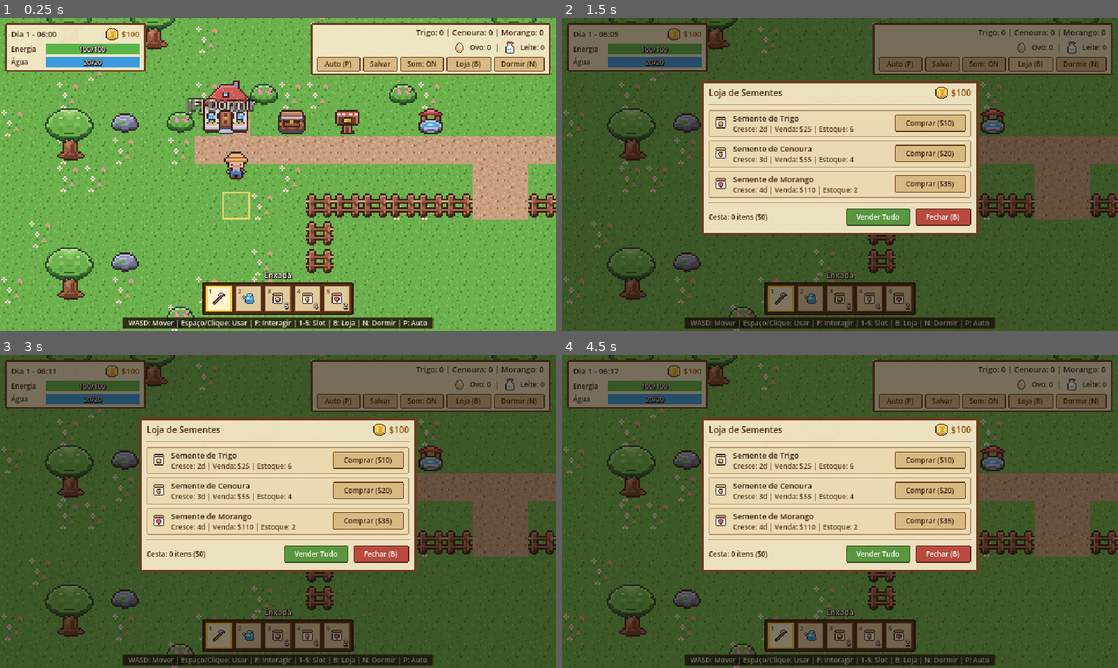
Above: before the commit, frames 1-4 (two rows, left to right).
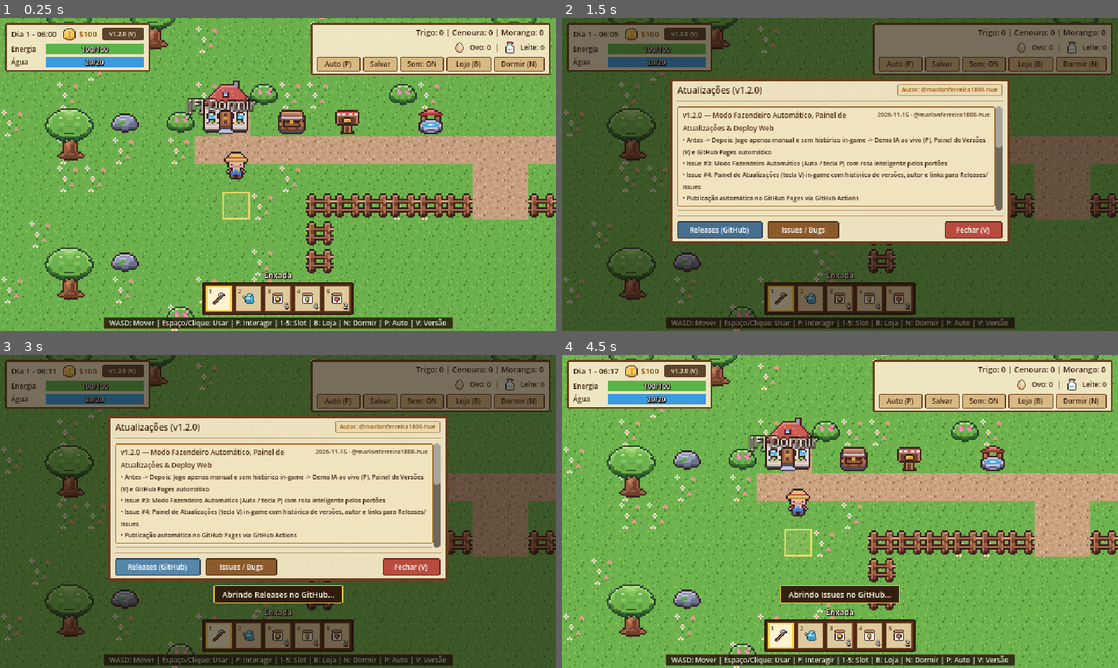
Above: after the commit, the same moments.

Repository: marlonferreira1800-hue/Fazenda-asclepio-
Game: Godot game, scene res://scenes/main.tscn
Same seed, same stepped clock (60 frames per second), same inputs: the game is played once before the commit and once after it.
Inputs (mouse positions are in pixels of both pictures, inside the frame that each line leads up to):
- Up to frame 1 (0.25 s): no input
- Up to frame 2 (1.5 s): click (684, 33) at 0.5 s, where only the run after the commit has a clickable "v1.2.0 (V)"; click "Loja (B)" at 1.25 s
- Up to frame 3 (3 s): click "Dormir (N)" at 2 s; click (155, 567) at 2.75 s, where only the run after the commit has a clickable "Releases (GitHub)"
- Up to frame 4 (4.5 s): click (801, 567) at 3.5 s, where only the run after the commit has a clickable "Issues / Bugs"; click (973, 567) at 4.25 s, where only the run after the commit has a clickable "Fechar (V)"

The runs differ from the first frame. In frame 1, 1.7% of the frame differs, in the area x 11-82%, y 1-100%; in frame 2, 20%; in frame 3, 21%; in frame 4, 97%, in the area x 0-100%, y 0-100%.

Commit message:
feat(release): sistema de versionamento v1.2.0, painel Antes/Depois (V), robo de 5 barreiras e CI GitHub (#1, #2, #3, #4)

Diff:
--- a/project.godot
+++ b/project.godot
@@ -11,6 +11,7 @@
 [application]
 
 config/name="Fazendinha 2D"
+config/version="1.2.0"
 run/main_scene="res://scenes/main.tscn"
 config/features=PackedStringArray("4.7", "GL Compatibility")
 
@@ -105,6 +106,11 @@
 "events": [Object(InputEventKey,"resource_local_to_scene":false,"resource_name":"","device":-1,"window_id":0,"alt_press …(190 unchanged characters)…
 ]
 }
+toggle_changelog={
+"deadzone": 0.2,
+"events": [Object(InputEventKey,"resource_local_to_scene":false,"resource_name":"","device":-1,"window_id":0,"alt_pressed":false,"shift_pressed":false,"ctrl_pressed":false,"meta_pressed":false,"pressed":false,"keycode":0,"physical_keycode":86,"key_label":0,"unicode":0,"location":0,"echo":false,"script":null)
+]
+}
 
 [rendering]
 
--- /dev/null
+++ b/scripts/data/version_data.gd
@@ -0,0 +1,66 @@
+class_name VersionData
+extends RefCounted
+## Metadados de versão, autoria, links do repositório e histórico de atualizações da Fazendinha 2D.
+
+const CURRENT_VERSION := "v1.2.0"
+const REPO_URL := "https://github.com/marlonferreira1800-hue/Fazenda-asclepio-"
+const RELEASES_URL := "https://github.com/marlonferreira1800-hue/Fazenda-asclepio-/releases"
+const ISSUES_URL := "https://github.com/marlonferreira1800-hue/Fazenda-asclepio-/issues?q=is%3Aissue"
+const CHANGELOG_URL := "https://github.com/marlonferreira1800-hue/Fazenda-asclepio-/blob/main/CHANGELOG.md"
+const AUTHOR := "@marlonferreira1800-hue (Marlon Ferreira)"
+
+const HISTORY: Array[Dictionary] = [
+	{
+		"version": "v1.2.0",
+		"title": "Modo Fazendeiro Automático, Painel de Atualizações & Deploy Web",
+		"date": "2026-11-15",
+		"author": "@marlonferreira1800-hue",
+		"tag_url": "https://github.com/marlonferreira1800-hue/Fazenda-asclepio-/releases/tag/v1.2.0",
+		"before": "Controle 100% manual sem exibição de versão/histórico no jogo e sem deploy Web contínuo.",
+		"after": "Modo Fazendeiro Automático (tecla P), Painel de Atualizações in-game (tecla V) com Antes vs. Depois e deploy automático no GitHub Pages.",
+		"highlights": [
+			"Antes -> Depois: Jogo apenas manual e sem histórico in-game -> Demo IA ao vivo (P), Painel de Versões (V) e GitHub Pages automático",
+			"Issue #3: Modo Fazendeiro Automático (Auto / tecla P) com rota inteligente pelos portões",
+			"Issue #4: Painel de Atualizações (tecla V) in-game com histórico de versões, autor e links para Releases/Issues",
+			"Publicação automática no GitHub Pages via GitHub Actions",
+		],
+	},
+	{
+		"version": "v1.1.0",
+		"title": "Correção de Contraste da HUD, Áudio Procedural, Save/Load & Animais",
+		"date": "2026-11-15",
+		"author": "@marlonferreira1800-hue",
+		"tag_url": "https://github.com/marlonferreira1800-hue/Fazenda-asclepio-/releases/tag/v1.1.0",
+		"before": "Texto da HUD sem contorno escuro (baixo contraste), jogo mudo, sem salvamento e animais apenas decorativos.",
+		"after": "HUD com contorno e barra escura legível, AudioManager SFX procedural, Save/Load JSON e coleta diária de Ovo/Leite.",
+		"highlights": [
+			"Antes -> Depois: HUD com baixo contraste, sem áudio/save e animais passivos -> Contraste corrigido, SFX procedural, Save/Load e Ovo/Leite",
+			"Issue #1 (Bugfix): Contraste de leitura corrigido nas barras de Energia/Água, hotbar e barra inferior",
+			"Issue #2: Efeitos sonoros procedurais (AudioManager), Save/Load (user://savegame.json) e coleta de Ovo ($30) e Leite ($45)",
+			"Importador CLI tools/import_pack.py e expansão de ui_icons.png (128x16) com itens CC0",
+		],
+	},
+	{
+		"version": "v1.0.0",
+		"title": "Lançamento Inicial — Protótipo Jogável Fazendinha 2D",
+		"date": "2026-11-15",
+		"author": "@marlonferreira1800-hue",
+		"tag_url": "https://github.com/marlonferreira1800-hue/Fazenda-asclepio-/releases/tag/v1.0.0",
+		"before": "Repositório inicial vazio sem cena jogável, lógica de fazenda ou spritesheets 16x16.",
+		"after": "Protótipo jogável completo em Godot 4.7.2 com cultivos, loja, caixa de venda, ciclo dia/noite e spritesheets CC0.",
+		"highlights": [
+			"Antes -> Depois: Projeto do zero -> Fazendinha 2D jogável em Godot 4.7.2 (cultivos, loja, ciclo dia/noite e sprites 16x16)",
+			"Mapa 40x24 em TileMapLayer (Godot 4.7.2) com ciclo dia/noite, poço, lago e casinha",
+			"Cultivos de Trigo, Cenoura e Morango em 5 estágios com loja e caixa de venda",
+			"Spritesheets 16x16 pixel art cozy e catálogo ASSETS_GRATUITOS.md",
+		],
+	},
+]
+
+
+static func get_current_version() -> String:
+	return CURRENT_VERSION
+
+
+static func get_history() -> Array[Dictionary]:
+	return HISTORY
--- a/scripts/ui/hud.gd
+++ b/scripts/ui/hud.gd
@@ -2,6 +2,44 @@
 ## Cozy pixel-art HUD & Shop UI for Fazendinha 2D (640x360 viewport).
 
 const UI_ICONS_PATH := "res://assets/sprites/ui_icons.png"
+const VERSION_DATA_PATH := "res://scripts/data/version_data.gd"
+
+const FALLBACK_VERSION := "v1.2.0"
+const FALLBACK_AUTHOR := "@marlonferreira1800-hue (Marlon Ferreira)"
+const FALLBACK_RELEASES_URL := "https://github.com/marlonferreira1800-hue/Fazenda-asclepio-/releases"
+const FALLBACK_ISSUES_URL := "https://github.com/marlonferreira1800-hue/Fazenda-asclepio-/issues"
+const FALLBACK_CHANGELOG_URL := "https://github.com/marlonferreira1800-hue/Fazenda-asclepio-/blob/main/CHANGELOG.md"
+const FALLBACK_HISTORY: Array[Dictionary] = [
+	{
+		"version": "v1.2.0",
+		"title": "Versionamento, Releases & Auto Farmer ao Vivo",
+		"date": "2026-11-15",
+		"author": "@marlonferreira1800-hue",
+		"highlights": [
+			"Badge v1.2.0 (V) no HUD e modal de histórico/releases (Issue #4)",
+			"Modo Auto Farmer ao vivo com tecla P e botão Auto (Issue #3)",
+		],
+	},
+	{
+		"version": "v1.1.0",
+		"title": "Áudio Procedural, Save/Load, Animais & Contraste UI",
+		"date": "2026-11-15",
+		"author": "@marlonferreira1800-hue",
+		"highlights": [
+			"Contraste corrigido nas barras, hotbar e rodapé (Issue #1)",
+			"SFX procedurais, Save/Load, Ovo/Leite e botões Salvar/Som (Issue #2)",
+		],
+	},
+	{
+		"version": "v1.0.0",
+		"title": "Fazendinha 2D — MVP Jogável Inicial",
+		"date": "2026-11-15",
+		"author": "@marlonferreira1800-hue",
+		"highlights": [
+			"Loop completo de fazenda em 640x360: arar, plantar, regar, colher e vender",
+		],
+	},
+]
 
 const DEFAULT_HOTBAR_SLOTS: Array[Dictionary] = [
 	{"id": "hoe", "name": "Enxada", "type": "tool", "icon_col": 0},
@@ -40,12 +78,22 @@
 var _icons_texture: Texture2D = null
 var _icons_cols: int = 0
 var _shop_open: bool = false
+var _changelog_open: bool = false
 var _toast_tween: Tween = null
+var _open_external_links: bool = true
+
+var _current_version: String = FALLBACK_VERSION
+var _version_author: String = FALLBACK_AUTHOR
+var _releases_url: String = FALLBACK_RELEASES_URL
+var _issues_url: String = FALLBACK_ISSUES_URL
+var _changelog_url: String = FALLBACK_CHANGELOG_URL
+var _version_history: Array[Dictionary] = []
 
 # UI references
 var _ui_root: Control
 var _day_time_label: Label
 var _money_label: Label
+var _version_button: Button
 var _stamina_bar: ProgressBar
 var _stamina_fill_style: StyleBoxFlat
 var _stamina_value_label: Label
@@ -77,8 +125,15 @@
 var _shop_crop_info_labels: Dictionary = {}
 var _shop_buy_buttons: Dictionary = {}
 
+var _changelog_backdrop: ColorRect
+var _changelog_panel: PanelContainer
+var _changelog_title_label: Label
+var _changelog_author_label: Label
+
 
 func _ready() -> void:
+	_load_version_metadata()
+
 	if ResourceLoader.exists(UI_ICONS_PATH):
 		_icons_texture = load(UI_ICONS_PATH) as Texture2D
 	if _icons_texture == null and FileAccess.file_exists(UI_ICONS_PATH):
@@ -101,9 +156,37 @@
 			get_viewport().set_input_as_handled()
 			return
 
-	if event is InputEventKey and event.pressed and not event.echo:
-		var key_event := event as InputEventKey
-		match key_event.keycode:
+	var key_event := event as InputEventKey
+	var key_pressed: bool = key_event != null and key_event.pressed and not key_event.echo
+	var keycode: Key = key_event.keycode if key_pressed else KEY_NONE
+
+	if (InputMap.has_action("toggle_changelog") and event.is_action_pressed("toggle_changelog")) or (key_pressed and keycode == KEY_V):
+		_play_click()
+		toggle_changelog()
+		get_viewport().set_input_as_handled()
+		return
+
+	if (InputMap.has_action("ui_cancel") and event.is_action_pressed("ui_cancel")) or (key_pressed and keycode == KEY_ESCAPE):
+		if _changelog_open:
+			_play_click()
+			_set_changelog_open(false)
+			get_viewport().set_input_as_handled()
+			return
+		if _shop_open:
+			_play_click()
+			_set_shop_open(false)
+			get_viewport().set_input_as_handled()
+			return
+
+	if _changelog_open and (
+		(InputMap.has_action("toggle_demo") and event.is_action_pressed("toggle_demo")) or (key_pressed and keycode == KEY_P)
+	):
+		# Close changelog before farm_world handles toggle_demo so _is_shop_open() won't trigger Shop.
+		_set_changelog_open(false)
+		return
+
+	if key_pressed:
+		match keycode:
 			KEY_1, KEY_KP_1:
 				_select_slot(0)
 				get_viewport().set_input_as_handled()
@@ -119,14 +202,28 @@
 			KEY_5, KEY_KP_5:
 				_select_slot(4)
 				get_viewport().set_input_as_handled()
-			KEY_ESCAPE:
-				if _shop_open:
-					toggle_shop()
-					get_viewport().set_input_as_handled()
 
 
 func toggle_shop() -> void:
-	_shop_open = not _shop_open
+	_set_shop_open(not _shop_open)
+
+
+func is_shop_open() -> bool:
+	return _shop_open or _changelog_open
+
+
+func toggle_changelog() -> void:
+	_set_changelog_open(not _changelog_open)
+
+
+func is_changelog_open() -> bool:
+	return _changelog_open
+
+
+func _set_shop_open(open: bool) -> void:
+	if open and _changelog_open:
+		_set_changelog_open(false)
+	_shop_open = open
 	if _shop_backdrop != null:
 		_shop_backdrop.visible = _shop_open
 	if _shop_panel != null:
@@ -135,8 +232,49 @@
 		_refresh_shop()
 
 
-func is_shop_open() -> bool:
-	return _shop_open
+func _set_changelog_open(open: bool) -> void:
+	if open and _shop_open:
+		_set_shop_open(false)
+	_changelog_open = open
+	if _changelog_backdrop != null:
+		_changelog_backdrop.visible = _changelog_open
+	if _changelog_panel != null:
+		_changelog_panel.visible = _changelog_open
+
+
+func _load_version_metadata() -> void:
+	_version_history.clear()
+	if ResourceLoader.exists(VERSION_DATA_PATH):
+		var version_script := load(VERSION_DATA_PATH) as Script
+		if version_script != null:
+			var consts := version_script.get_script_constant_map()
+			if not str(consts.get("CURRENT_VERSION", "")).is_empty():
+				_current_version = str(consts["CURRENT_VERSION"])
+			if not str(consts.get("AUTHOR", "")).is_empty():
+				_version_author = str(consts["AUTHOR"])
+			if not str(consts.get("RELEASES_URL", "")).is_empty():
+				_releases_url = str(consts["RELEASES_URL"])
+			if not str(consts.get("ISSUES_URL", "")).is_empty():
+				_issues_url = str(consts["ISSUES_URL"])
+			if not str(consts.get("CHANGELOG_URL", "")).is_empty():
+				_changelog_url = str(consts["CHANGELOG_URL"])
+			var raw_history: Variant = consts.get("HISTORY", [])
+			if raw_history is Array:
+				for item in raw_history:
+					if item is Dictionary:
+						_version_history.append((item as Dictionary).duplicate(true))
+
+	if _version_history.is_empty():
+		for item in FALLBACK_HISTORY:
+			_version_history.append(item.duplicate(true))
+
+
+func _emit_toast(text: String) -> void:
+	var gs := _get_game_state()
+	if gs != null and gs.has_method("emit_toast"):
+		gs.call("emit_toast", text)
+	else:
+		_on_toast_message(text)
 
 
 func _get_game_state() -> Node:
@@ -235,6 +373,7 @@
 	_build_hotbar_section()
 	_build_controls_hint()
 	_build_shop_modal()
+	_build_changelog_modal()
 	_build_toast_panel()
 
 
@@ -250,9 +389,9 @@
 	vbox.mouse_filter = Control.MOUSE_FILTER_IGNORE
 	panel.add_child(vbox)
 
-	# Row 1: Day/Time + Money
+	# Row 1: Day/Time + Money + Version badge
 	var top_row := HBoxContainer.new()
-	top_row.add_theme_constant_override("separation", 10)
+	top_row.add_theme_constant_override("separation", 6)
 	top_row.mouse_filter = Control.MOUSE_FILTER_IGNORE
 	vbox.add_child(top_row)
 
@@ -270,6 +409,22 @@
 
 	_money_label = _make_label("$100", 9, COL_GOLD_TEXT)
 	money_row.add_child(_money_label)
+
+	_version_button = _make_colored_button(
+		"%s (V)" % _current_version,
+		Vector2(48, 15),
+		7,
+		Color("#5a442d"),
+		Color("#72583b"),
+		Color("#453321"),
+		COL_WOOD_BORDER,
+		Color("#fff1cc")
+	)
+	_version_button.name = "VersionButton"
+	_version_button.tooltip_text = "Histórico de versões e links (V)"
+	_version_button.size_flags_vertical = Control.SIZE_SHRINK_CENTER
+	_version_button.pressed.connect(_on_version_button_pressed)
+	top_row.add_child(_version_button)
 
 	# Row 2: Stamina bar
 	var stamina_row := HBoxContainer.new()
@@ -284,6 +439,7 @@
 	_stamina_fill_style = _make_bar_fill_style(Color("#5ab549"))
 	var stamina_built := _make_progress_bar(Vector2(108, 12), _stamina_fill_style)
 	_stamina_bar = stamina_built["bar"]
+	_stamina_bar.size_flags_horizontal = Control.SIZE_EXPAND_FILL
 	_stamina_value_label = stamina_built["label"]
 	stamina_row.add_child(_stamina_bar)
 
@@ -300,6 +456,7 @@
 	var water_fill := _make_bar_fill_style(Color("#3a9be0"))
 	var water_built := _make_progress_bar(Vector2(108, 12), water_fill)
 	_water_bar = water_built["bar"]
+	_water_bar.size_flags_horizontal = Control.SIZE_EXPAND_FILL
 	_water_value_label = water_built["label"]
 	water_row.add_child(_water_bar)
 
@@ -477,7 +634,7 @@
 	_ui_root.add_child(panel)
 
 	var lbl := _make_label(
-		"WASD: Mover | Espaço/Clique: Usar | F: Interagir | 1-5: Slot | B: Loja | N: Dormir | P: Auto",
+		"WASD: Mover | Espaço/Clique: Usar | F: Interagir | 1-5: Slot | B: Loja | N: Dormir | P: Auto | V: Versão",
 		8,
 		Color(0.96, 0.93, 0.84)
 	)
@@ -613,6 +770,191 @@
 		Color.WHITE
 	)
 	close_btn.pressed.connect(_on_close_shop_pressed)
+	footer.add_child(close_btn)
+
+
+func _format_author_badge(author: String) -> String:
+	var handle := author.strip_edges()
+	var space_idx := handle.find(" ")
+	if space_idx > 0:
+		handle = handle.substr(0, space_idx)
+	return "Autor: %s" % handle
+
+
+func _build_changelog_modal() -> void:
+	_changelog_backdrop = ColorRect.new()
+	_changelog_backdrop.name = "ChangelogBackdrop"
+	_changelog_backdrop.set_anchors_and_offsets_preset(Control.PRESET_FULL_RECT)
+	_changelog_backdrop.color = Color(0.08, 0.05, 0.03, 0.55)
+	_changelog_backdrop.mouse_filter = Control.MOUSE_FILTER_STOP
+	_changelog_backdrop.visible = false
+	_ui_root.add_child(_changelog_backdrop)
+
+	_changelog_panel = PanelContainer.new()
+	_changelog_panel.name = "ChangelogPanel"
+	_changelog_panel.anchor_left = 0.5
+	_changelog_panel.anchor_right = 0.5
+	_changelog_panel.anchor_top = 0.5
+	_changelog_panel.anchor_bottom = 0.5
+	_changelog_panel.offset_left = -196
+	_changelog_panel.offset_right = 196
+	_changelog_panel.offset_top = -110
+	_changelog_panel.offset_bottom = 80
+	_changelog_panel.visible = false
+	_changelog_panel.mouse_filter = Control.MOUSE_FILTER_STOP
+	_changelog_panel.add_theme_stylebox_override("panel", _make_flat_style(COL_PARCHMENT, COL_WOOD_BORDER, 3, 9, 6, 3))
+	_changelog_backdrop.add_child(_changelog_panel)
+
+	var main_vbox := VBoxContainer.new()
+	main_vbox.add_theme_constant_override("separation", 4)
+	main_vbox.mouse_filter = Control.MOUSE_FILTER_IGNORE
+	_changelog_panel.add_child(main_vbox)
+
+	# Header
+	var header := HBoxContainer.new()
+	header.add_theme_constant_override("separation", 6)
+	header.mouse_filter = Control.MOUSE_FILTER_IGNORE
+	main_vbox.add_child(header)
+
+	_changelog_title_label = _make_label("Atualizações (%s)" % _current_version, 10, COL_WOOD_DARK)
+	_changelog_title_label.size_flags_horizontal = Control.SIZE_EXPAND_FILL
+	header.add_child(_changelog_title_label)
+
+	var author_badge := PanelContainer.new()
+	author_badge.mouse_filter = Control.MOUSE_FILTER_IGNORE
+	author_badge.add_theme_stylebox_override(
+		"panel",
+		_make_flat_style(Color(0.92, 0.85, 0.69, 0.96), Color("#b89563"), 1, 5, 1, 2)
+	)
+	header.add_child(author_badge)
+
+	_changelog_author_label = _make_label(_format_author_badge(_version_author), 7, COL_GOLD_TEXT)
+	author_badge.add_child(_changelog_author_label)
+
+	main_vbox.add_child(_make_separator())
+
+	# Scrollable release history list
+	var scroll := ScrollContainer.new()
+	scroll.name = "ChangelogScroll"
+	scroll.custom_minimum_size = Vector2(0, 108)
+	scroll.size_flags_vertical = Control.SIZE_EXPAND_FILL
+	scroll.size_flags_horizontal = Control.SIZE_EXPAND_FILL
+	scroll.horizontal_scroll_mode = ScrollContainer.SCROLL_MODE_DISABLED
+	scroll.clip_contents = true
+	main_vbox.add_child(scroll)
+
+	var history_vbox := VBoxContainer.new()
+	history_vbox.name = "ChangelogEntries"
+	history_vbox.add_theme_constant_override("separation", 4)
+	history_vbox.size_flags_horizontal = Control.SIZE_EXPAND_FILL
+	history_vbox.mouse_filter = Control.MOUSE_FILTER_IGNORE
+	scroll.add_child(history_vbox)
+
+	for entry in _version_history:
+		var ver_str := str(entry.get("version", ""))
+		var title_str := str(entry.get("title", ""))
+		var date_str := str(entry.get("date", ""))
+		var entry_author := str(entry.get("author", _version_author))
+		var is_current := (ver_str == _current_version)
+
+		var card := PanelContainer.new()
+		card.size_flags_horizontal = Control.SIZE_EXPAND_FILL
+		card.mouse_filter = Control.MOUSE_FILTER_IGNORE
+		card.add_theme_stylebox_override(
+			"panel",
+			_make_flat_style(
+				Color(0.95, 0.89, 0.75, 0.98) if is_current else COL_PARCHMENT_ALT,
+				Color("#9c6c2e") if is_current else Color("#b89563"),
+				1,
+				6,
+				4,
+				2
+			)
+		)
+		history_vbox.add_child(card)
+
+		var card_vbox := VBoxContainer.new()
+		card_vbox.add_theme_constant_override("separation", 2)
+		card_vbox.mouse_filter = Control.MOUSE_FILTER_IGNORE
+		card.add_child(card_vbox)
+
+		var card_top := HBoxContainer.new()
+		card_top.add_theme_constant_override("separation", 6)
+		card_top.mouse_filter = Control.MOUSE_FILTER_IGNORE
+		card_vbox.add_child(card_top)
+
+		var heading_text := "%s — %s" % [ver_str, title_str] if not title_str.is_empty() else ver_str
+		var heading_lbl := _make_label(heading_text, 8, COL_WOOD_DARK)
+		heading_lbl.size_flags_horizontal = Control.SIZE_EXPAND_FILL
+		heading_lbl.autowrap_mode = TextServer.AUTOWRAP_WORD_SMART
+		card_top.add_child(heading_lbl)
+
+		var meta_text := "%s · %s" % [date_str, _format_author_badge(entry_author).replace("Autor: ", "")] if not date_str.is_empty() else entry_author
+		var meta_lbl := _make_label(meta_text, 7, COL_INK_MUTED)
+		meta_lbl.size_flags_vertical = Control.SIZE_SHRINK_BEGIN
+		card_top.add_child(meta_lbl)
+
+		var highlights: Variant = entry.get("highlights", [])
+		if highlights is Array:
+			for h in highlights:
+				var bullet_lbl := _make_label("• %s" % str(h), 7, COL_INK)
+				bullet_lbl.autowrap_mode = TextServer.AUTOWRAP_WORD_SMART
+				bullet_lbl.size_flags_horizontal = Control.SIZE_EXPAND_FILL
+				card_vbox.add_child(bullet_lbl)
+
+	main_vbox.add_child(_make_separator())
+
+	# Footer buttons
+	var footer := HBoxContainer.new()
+	footer.add_theme_constant_override("separation", 6)
+	footer.mouse_filter = Control.MOUSE_FILTER_IGNORE
+	main_vbox.add_child(footer)
+
+	var releases_btn := _make_colored_button(
+		"Releases (GitHub)",
+		Vector2(98, 20),
+		8,
+		Color("#466f8f"),
+		Color("#5686ab"),
+		Color("#375973"),
+		Color("#233c4f"),
+		Color.WHITE
+	)
+	releases_btn.name = "ReleasesButton"
+	releases_btn.pressed.connect(_on_open_releases_pressed)
+	footer.add_child(releases_btn)
+
+	var issues_btn := _make_colored_button(
+		"Issues / Bugs",
+		Vector2(82, 20),
+		8,
+		Color("#8b5a2b"),
+		Color("#a36b35"),
+		Color("#704721"),
+		Color("#4a2d13"),
+		Color.WHITE
+	)
+	issues_btn.name = "IssuesButton"
+	issues_btn.pressed.connect(_on_open_issues_pressed)
+	footer.add_child(issues_btn)
+
+	var spacer := Control.new()
+	spacer.size_flags_horizontal = Control.SIZE_EXPAND_FILL
+	spacer.mouse_filter = Control.MOUSE_FILTER_IGNORE
+	footer.add_child(spacer)
+
+	var close_btn := _make_colored_button(
+		"Fechar (V)",
+		Vector2(66, 20),
+		8,
+		Color("#b84b3e"),
+		Color("#cf5a4c"),
+		Color("#94392e"),
+		Color("#61231c"),
+		Color.WHITE
+	)
+	close_btn.name = "CloseChangelogButton"
+	close_btn.pressed.connect(_on_close_changelog_pressed)
 	footer.add_child(close_btn)
 
 
@@ -780,6 +1122,8 @@
 
 
 func _on_demo_mode_changed(active: bool) -> void:
+	if active and _changelog_open:
+		_set_changelog_open(false)
 	_apply_auto_button_state(active)
 
 
@@ -790,13 +1134,40 @@
 
 func _on_close_shop_pressed() -> void:
 	_play_click()
-	toggle_shop()
+	_set_shop_open(false)
+
+
+func _on_version_button_pressed() -> void:
+	_play_click()
+	toggle_changelog()
+
+
+func _on_close_changelog_pressed() -> void:
+	_play_click()
+	_set_changelog_open(false)
+
+
+func _open_external_url(url: String, toast_text: String) -> void:
+	_play_click()
+	_emit_toast(toast_text)
+	if _open_external_links and not url.is_empty():
+		OS.shell_open(url)
+
+
+func _on_open_releases_pressed() -> void:
+	_open_external_url(_releases_url, "Abrindo Releases no GitHub...")
+
+
+func _on_open_issues_pressed() -> void:
+	_open_external_url(_issues_url, "Abrindo Issues no GitHub...")
 
 
 func _on_sleep_button_pressed() -> void:
 	_play_click()
 	if _shop_open:
-		toggle_shop()
+		_set_shop_open(false)
+	if _changelog_open:
+		_set_changelog_open(false)
 	var gs := _get_game_state()
 	if gs != null:
 		gs.advance_day()
Not shown, added: scripts/data/version_data.gd.uid
Not shown, added: .github/pull_request_template.md
Not shown, added: CHANGELOG.md
Not shown, added: RELEASE_RULES.md
Not shown, added: Robozinho_Release.bat
Not shown, changed: build/web/index.pck
